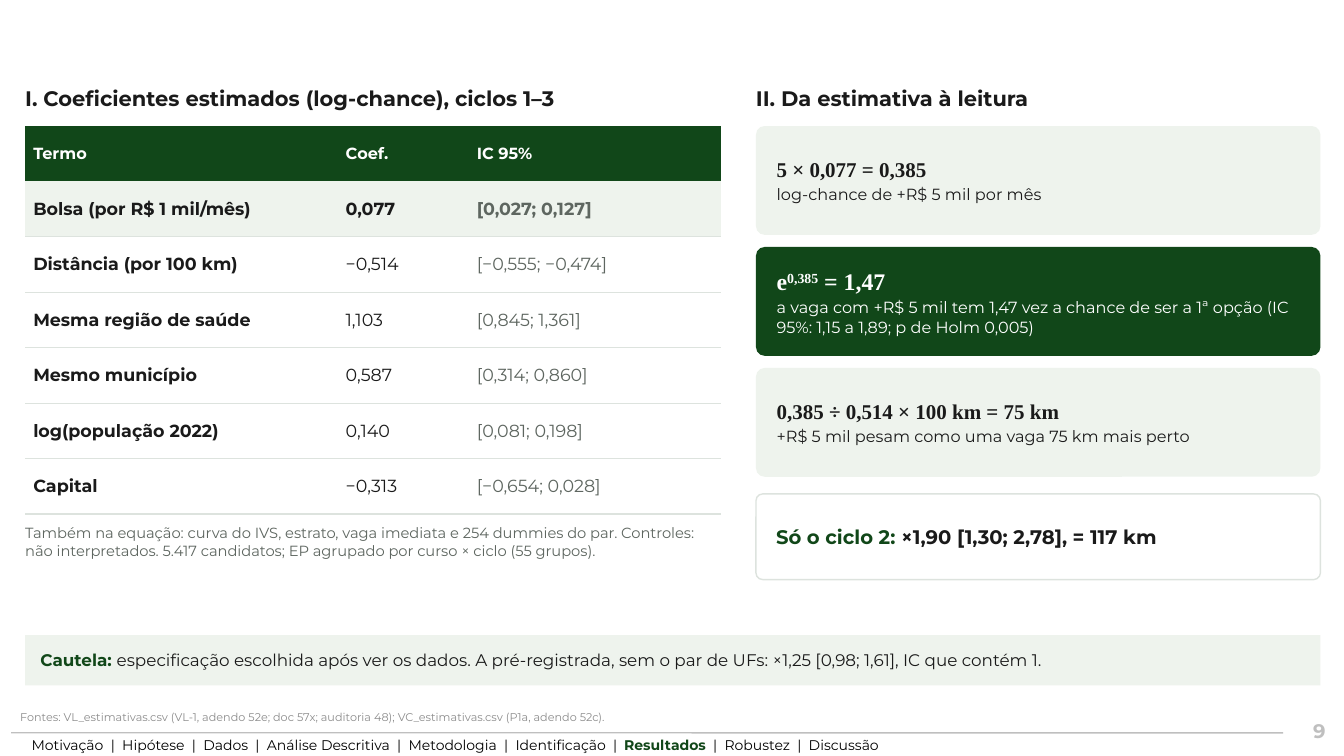
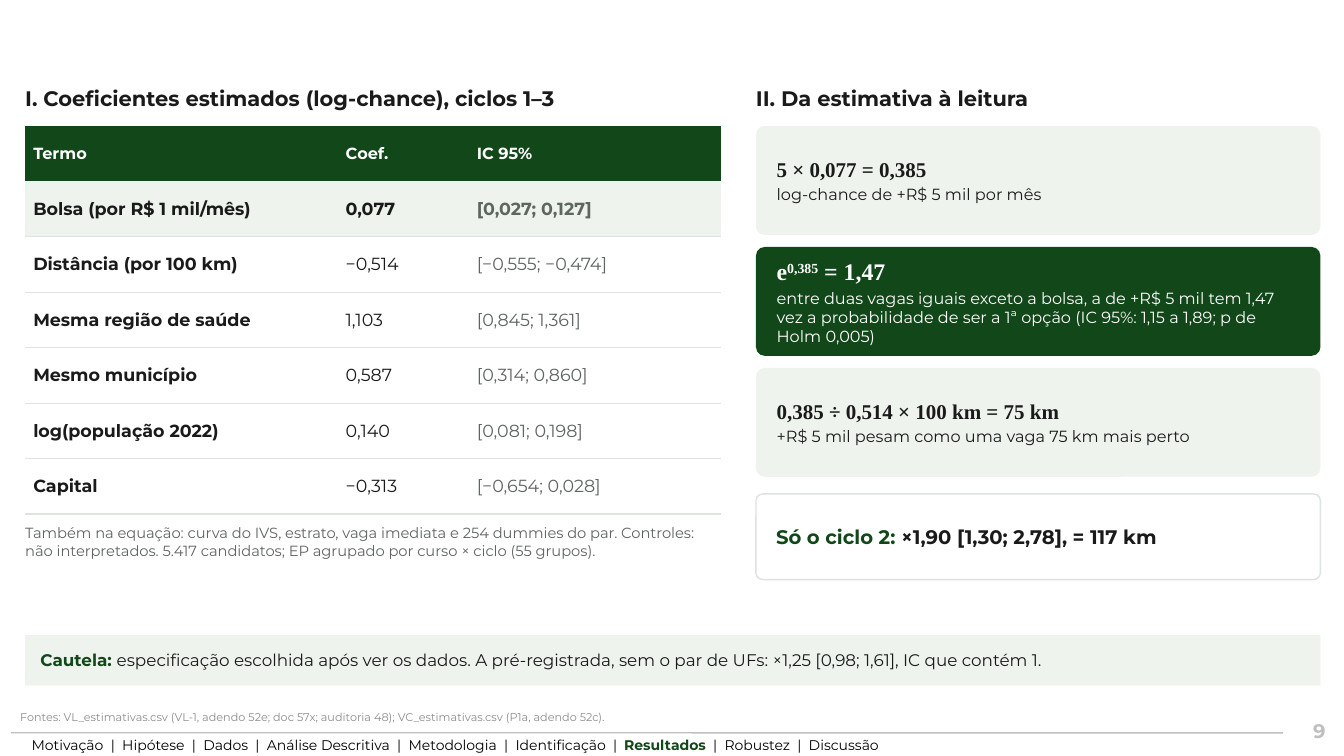
Before and after one commit to ka1victor/impact-eval-health-econ-pmme, a slide deck: slide 9 of output/apresentacao_banca2/deck_banca2_pos_banca.pptx. Drawn at 1344x756 pixels with LibreOffice and Linux fonts; fonts in the diff are those of the drawing; background and template pictures are left out. Boxes give left, top, right and bottom in pixels: in the first picture for what was removed or moved away, otherwise in the second. Text is boxed around its words. In the diff, an @@ line names an element or a change of style, - is before the commit and + after.

```diff
--- a/output/apresentacao_banca2/deck_banca2_pos_banca.pptx
+++ b/output/apresentacao_banca2/deck_banca2_pos_banca.pptx
@@ text in rounded rectangle at <box>777,291,1274,345</box>: text changed @@
-a vaga com +R$ 5 mil tem 1,47 vez a chance de ser a 1ª opção (IC 95%: 1,15 a 1,89; p de Holm 0,005)
+entre duas vagas iguais exceto a bolsa, a de +R$ 5 mil tem 1,47 vez a probabilidade de ser a 1ª opção (IC 95%: 1,15 a 1,89; p de Holm 0,005)
```
Also in this commit, not shown: 6 other slides changed, 1 slide removed, 5 other files.
